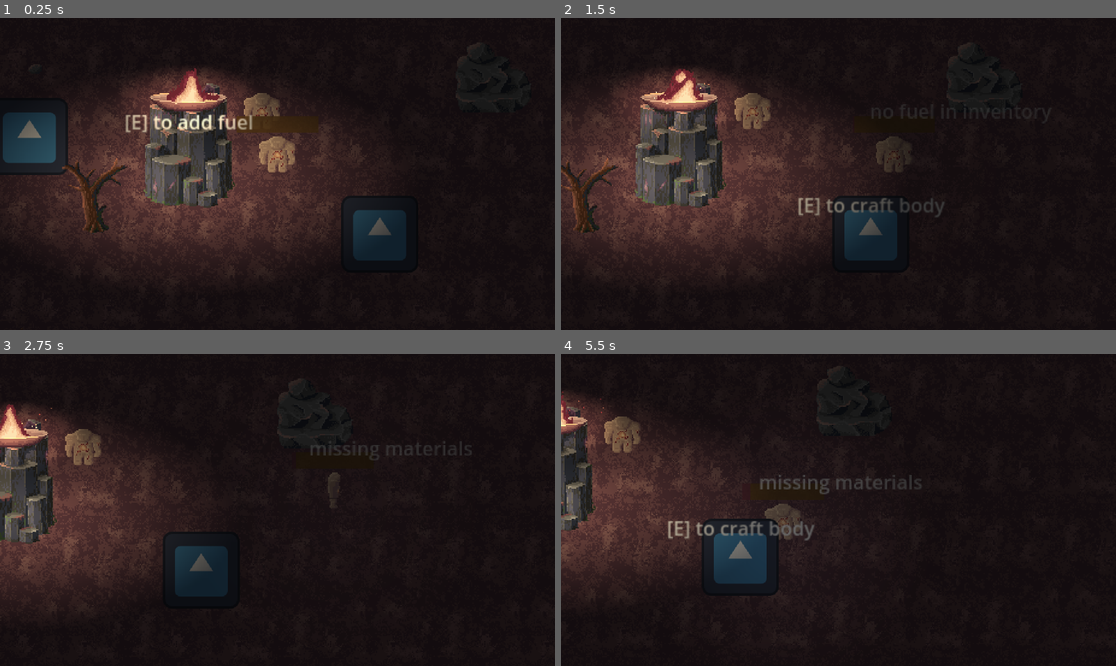
Above: before the commit, frames 1-4 (two rows, left to right).
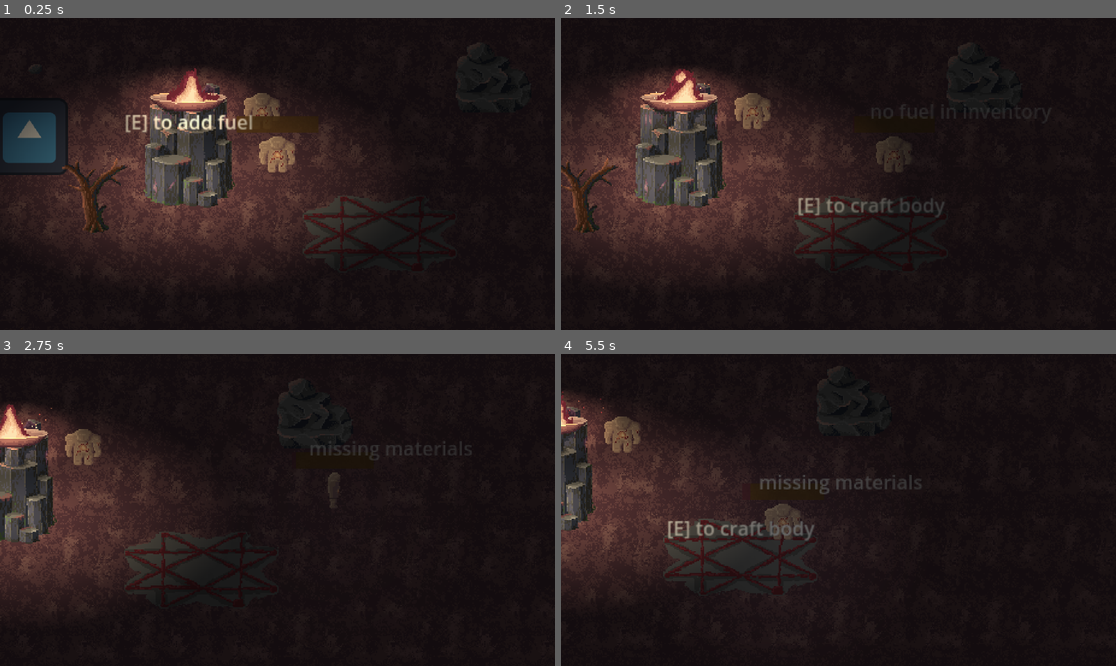
Above: after the commit, the same moments.

Repository: ShadowDragon5/eclipse
Game: Godot game, scene res://scenes/world.tscn
Same seed, same stepped clock (60 frames per second), same inputs: the game is played once before the commit and once after it. The engine's default icon, where the game draws it, is replaced by a stand-in: a white triangle on a blue panel in a dark square.
Inputs (mouse positions are in pixels of both pictures, inside the frame that each line leads up to):
- Up to frame 1 (0.25 s): no input
- Up to frame 2 (1.5 s): move the mouse to (960, 158) at 0.52 s; hold Right (ui_right) 0.53-1.25 s; hold E (interact) 0.53-1.25 s; click (960, 158) at 0.67 s; drag from (727, 189) to (622, 230) at 1.27 s
- Up to frame 3 (2.75 s): move the mouse to (333, 441) at 2.02 s; hold Right (ui_right) from 2.03 s (still down); hold E (interact) from 2.03 s (still down)
- Up to frame 4 (5.5 s): release Right (ui_right) at 2.75 s; release E (interact) at 2.75 s; drag from (810, 572) to (566, 516) at 2.77 s; move the mouse to (1005, 556) at 3.52 s; hold Left (ui_left) 3.53-4.25 s; hold E (interact) 3.53-4.25 s; drag from (672, 463) to (705, 569) at 4.27 s; move the mouse to (866, 510) at 5.02 s; hold Down (ui_down) from 5.03 s (still down); hold E (interact) from 5.03 s (still down); click (866, 510) at 5.17 s

The runs differ from the first frame. In frame 1, 1.5% of the frame differs, in the area x 54-76%, y 57-79%; in frame 2, 1.4%; in frame 3, 1.4%; in frame 4, 2.3%, in the area x 18-40%, y 52-78%.

Commit message:
Add crafting circle sprite

Diff:
--- a/scenes/crafting_circle.tscn
+++ b/scenes/crafting_circle.tscn
@@ -3,12 +3,12 @@
 [ext_resource type="Script" path="res://scripts/craftingCircle.gd" id="1_jackj"]
 [ext_resource type="Resource" uid="uid://cwoctbqjen8yv" path="res://inventory/items/head.tres" id="2_0nc2k"]
 [ext_resource type="Resource" uid="uid://4nx5kd7k2www" path="res://inventory/items/wood.tres" id="2_q178v"]
-[ext_resource type="Texture2D" uid="uid://ckhfn3lthiwcg" path="res://icon.svg" id="2_rvqoc"]
 [ext_resource type="PackedScene" uid="uid://dnm3rhrapnk6r" path="res://interactioin/interaction area/interaction_area.tscn" id="3_1d7wr"]
 [ext_resource type="Resource" uid="uid://dawgtdh0hjqea" path="res://inventory/items/rock.tres" id="3_m6gqa"]
 [ext_resource type="Resource" uid="uid://cafko2wp2vxkc" path="res://inventory/items/arms.tres" id="3_wwrmf"]
 [ext_resource type="Resource" uid="uid://8pjmu4f4j7yv" path="res://inventory/items/body.tres" id="4_tln05"]
 [ext_resource type="Resource" uid="uid://dmxbexig6r7ci" path="res://inventory/items/legs.tres" id="5_cgmob"]
+[ext_resource type="Texture2D" uid="uid://dqmmcjjrt76kj" path="res://scenes/crafting_circle.png" id="8_4dvr8"]
 
 [node name="CraftingCircle" type="Node2D"]
 script = ExtResource("1_jackj")
@@ -20,8 +20,27 @@
 rock_item = ExtResource("3_m6gqa")
 
 [node name="Sprite2D" type="Sprite2D" parent="."]
-scale = Vector2(0.5, 0.5)
-texture = ExtResource("2_rvqoc")
+z_index = -1
+z_as_relative = false
+texture_filter = 1
+texture = ExtResource("8_4dvr8")
+metadata/_aseprite_wizard_config_ = {
+"i_mode": 1,
+"keep_anim_length": false,
+"layer": "",
+"o_ex_p": "",
+"o_folder": "",
+"o_name": "",
+"only_visible": false,
+"player": "",
+"slice": "",
+"source": "res://assets/aseprite/crafting_circle.aseprite"
+}
+metadata/_aseprite_wizard_interface_config_ = {
+"layer_section": false,
+"slice_section": false
+}
+metadata/_aseprite_wizard_source_file_hash_ = "8a117396ad23ba3449b886968debdf69"
 
 [node name="InteractionAreaHead" parent="." instance=ExtResource("3_1d7wr")]
 action_name = "craft head"
Binary file added: assets/aseprite/crafting_circle.aseprite
Not shown, added: assets/aseprite/crafting_circle.aseprite.import
Binary file added: scenes/crafting_circle.png
Not shown, added: scenes/crafting_circle.png.import
